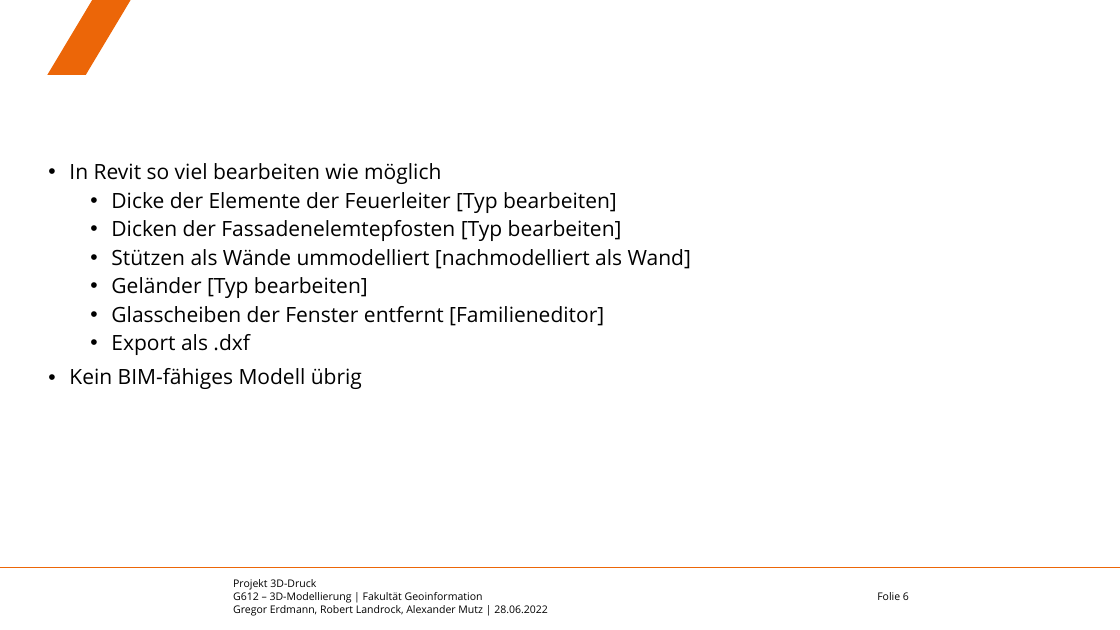
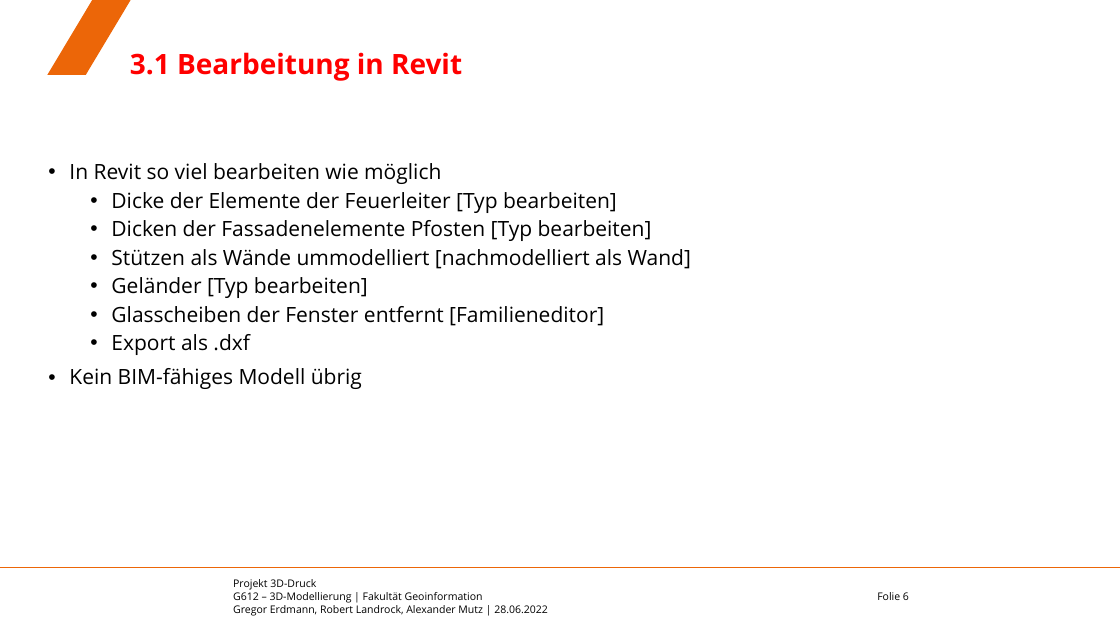
Before and after one commit to eamutz/LGS_print, a slide deck: slide 6 of Endvortrag.pptx. Drawn at 1120x630 pixels with LibreOffice and Linux fonts; fonts in the diff are those of the drawing; background and template pictures are left out. Boxes give left, top, right and bottom in pixels: in the first picture for what was removed or moved away, otherwise in the second. Text is boxed around its words. In the diff, an @@ line names an element or a change of style, - is before the commit and + after.

```diff
--- a/Endvortrag.pptx
+++ b/Endvortrag.pptx
@@ title added at (130,52,462,81), 24 pt, text #FF0000, bold @@
+3.1 Bearbeitung in Revit
@@ text at (111,220,652,241): text changed @@
-  • Dicken der Fassadenelemtepfosten [Typ bearbeiten]
+  • Dicken der Fassadenelemente Pfosten [Typ bearbeiten]
```
Also in this commit, not shown: 7 other slides changed, 2 slides added, 1 other file.
